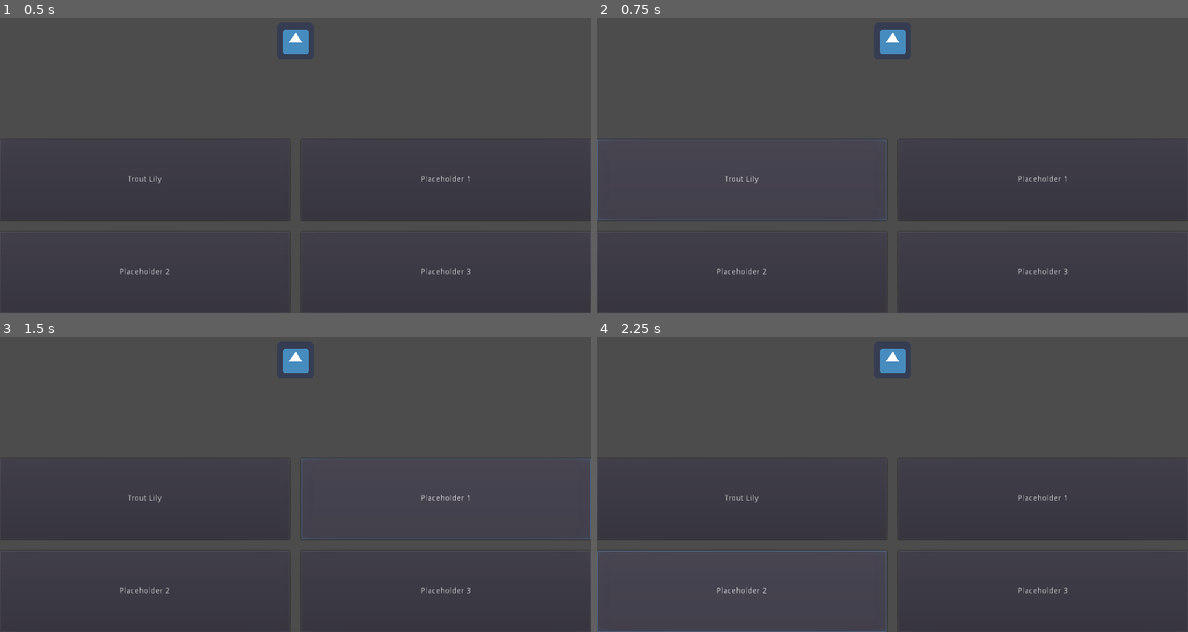
Above: before the commit, frames 1-4 (two rows, left to right).
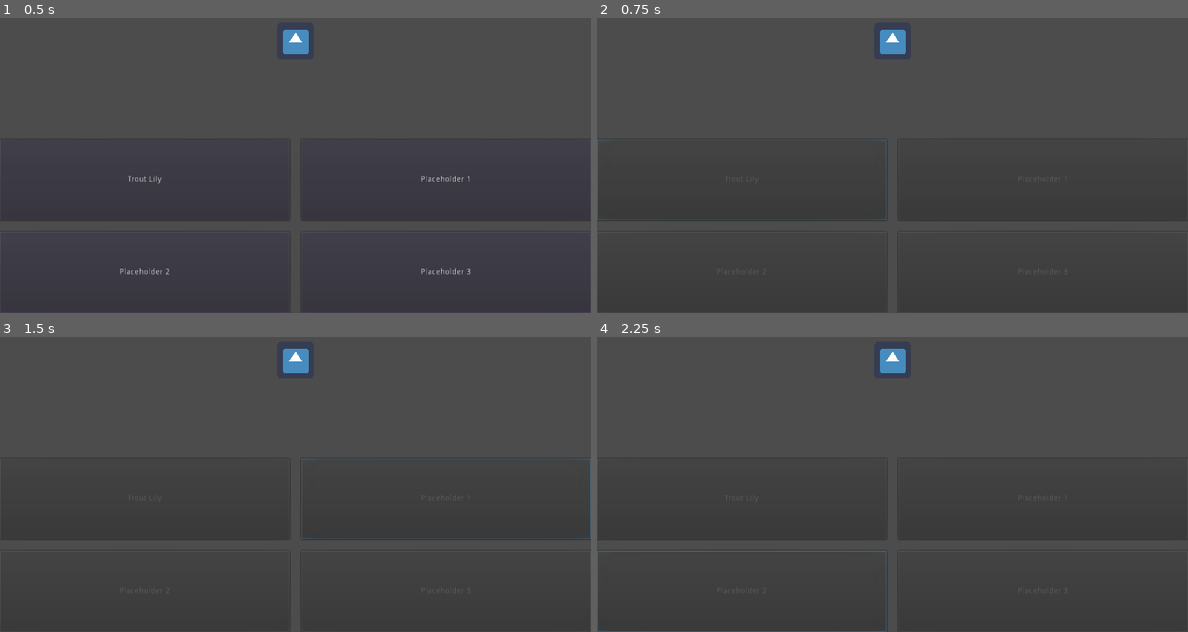
Above: after the commit, the same moments.

Repository: the-g-force/2021-April
Game: Godot game, scene res://src/GuessingGame.tscn
Same seed, same stepped clock (60 frames per second), same inputs: the game is played once before the commit and once after it. This scene is started directly instead of the project's main scene. The engine's default icon, where the game draws it, is replaced by a stand-in: a white triangle on a blue panel in a dark square.
Inputs (mouse positions are in pixels of both pictures, inside the frame that each line leads up to):
- Up to frame 1 (0.5 s): no input
- Up to frame 2 (0.75 s): click "Trout Lily" at 0.5 s
- Up to frame 3 (1.5 s): click (443, 499) at 1.25 s, where only the run before the commit has a clickable "Placeholder 1"
- Up to frame 4 (2.25 s): click (744, 590) at 2 s, where only the run before the commit has a clickable "Placeholder 2"

Frame 1 is identical in both runs. In frame 2, 0.2% of the frame differs, in the area x 20-80%, y 53-87%; in frame 3, 0.2%; in frame 4, 0.2%.

Commit message:
Encode the idea of correctness and correct guessing

Diff:
--- a/project/project.godot
+++ b/project/project.godot
@@ -19,6 +19,10 @@
 run/main_scene="res://src/SplashScreen.tscn"
 config/icon="res://assets/icon.png"
 
+[debug]
+
+gdscript/warnings/return_value_discarded=false
+
 [display]
 
 window/stretch/mode="2d"
--- /dev/null
+++ b/project/src/GuessButton.gd
@@ -0,0 +1,3 @@
+extends Button
+
+var correct := false
--- a/project/src/GuessingGame.gd
+++ b/project/src/GuessingGame.gd
@@ -23,12 +23,38 @@
 	},
 ]
 
+onready var _button_grid := $ButtonGrid
+
 func _ready():
 	var options = FLOWERS
 	$TextureRect.texture = options[0].image
+
+	# The fact that the first of the four buttons is correct
+	# is currently hard-coded here.
 	for i in range(0,4):
 		var b := Button.new()
+		b.set_script(preload("res://src/GuessButton.gd"))
 		b.text = options[i].name
 		b.size_flags_horizontal = SIZE_EXPAND_FILL
 		b.size_flags_vertical = SIZE_EXPAND_FILL
+		b.correct = i == 0
+		b.connect("pressed", self, "_on_GuessButton_pressed", [b], CONNECT_ONESHOT)
 		$ButtonGrid.add_child(b)
+
+
+func _on_GuessButton_pressed(button:Button):
+	for b in _button_grid.get_children():
+		b.disabled = true
+
+	if button.correct:
+		_show_success()
+	else:
+		_show_failure()
+
+
+func _show_success():
+	print("Success")
+
+
+func _show_failure():
+	print("Failure")
